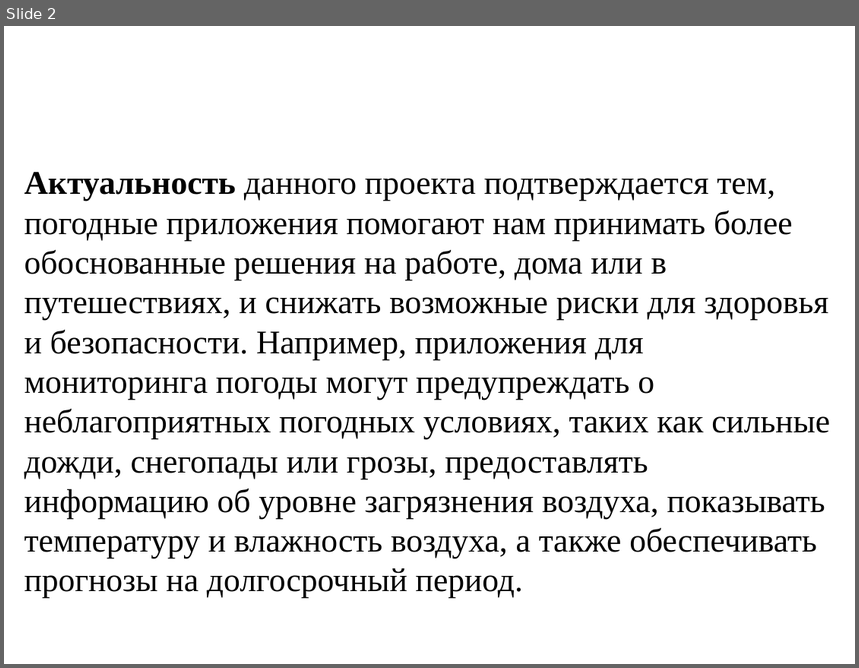
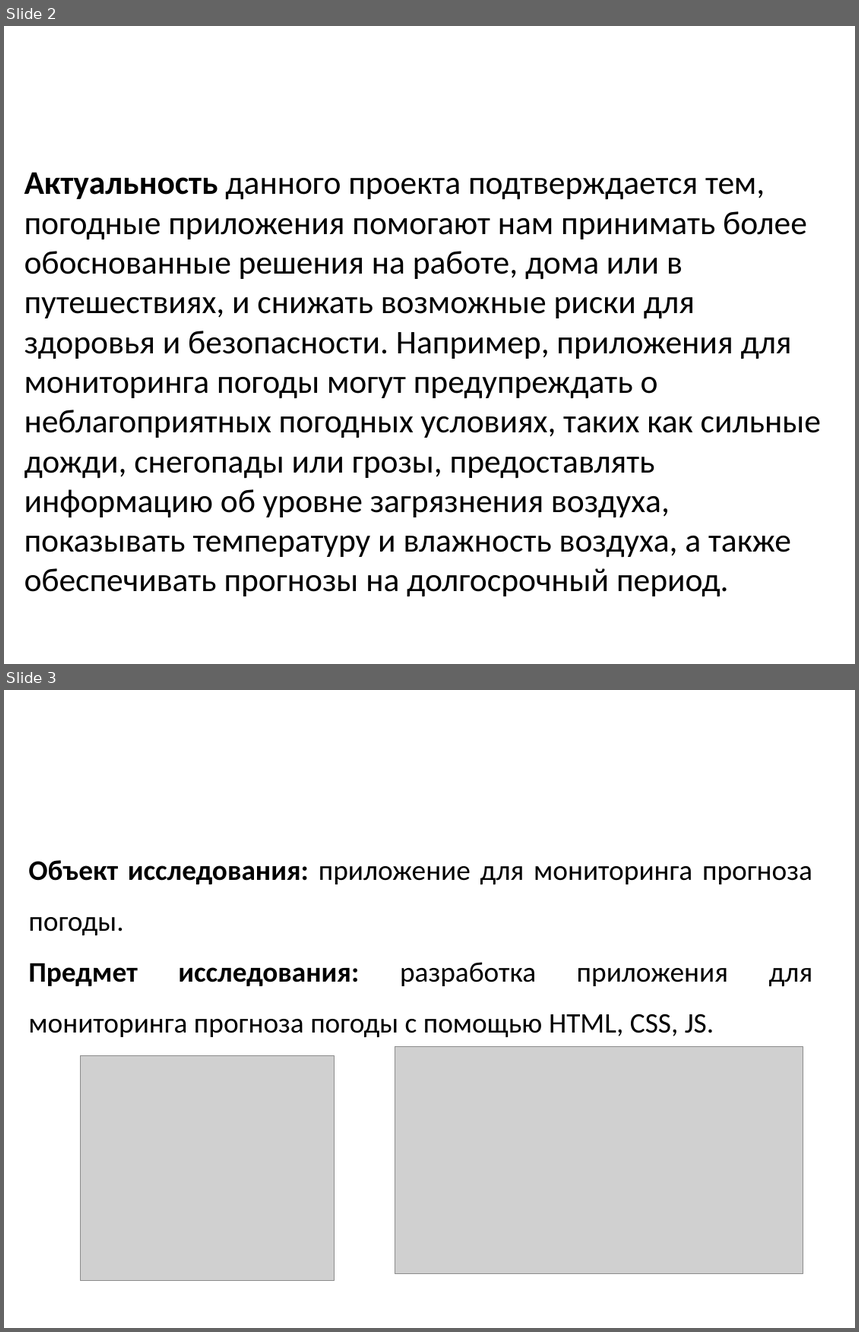
Before and after one commit to rad1anttt/kursa4-_-, a slide deck: Кузьмин презентация.pptx. Shown one above the other, each under a label of ours: slide 2 before the commit, slides 2 and 3 after it. The pictures are 859x668 and 859x1332 pixels, drawn with LibreOffice and Linux fonts; fonts in the diff are those of the drawing; grey boxes stand for pictures; background and template pictures are left out. Boxes give left, top, right and bottom in pixels: in the first picture for what was removed or moved away, otherwise in the second. Text is boxed around its words. In the diff, an @@ line names an element or a change of style, - is before the commit and + after.

```diff
--- a/Кузьмин презентация.pptx
+++ b/Кузьмин презентация.pptx
@@ slide 3 added at [4,690,855,1328], background picture (left out) @@
@@ title added at [369,724,855,813], 40 pt, text #FFFFFF, bold @@
+Содержание
@@ text added at [28,860,813,1037], 24 pt, text #000000 @@
+Объект исследования: приложение для мониторинга прогноза погоды.
+Предмет исследования: разработка приложения для мониторинга прогноза погоды с помощью HTML, CSS, JS.
@@ picture added at [395,1046,803,1274] @@
@@ picture added at [81,1056,335,1281] @@
@@ slide 2 changed as well @@
@@ text "Актуальность данного проекта подтверждается тем, ..." at [25,172,821,597]: font Times New Roman to Calibri @@
```
Also in this commit, not shown: 10 other slides changed, 2 other slides added, 2 slides removed, 1 other file.
